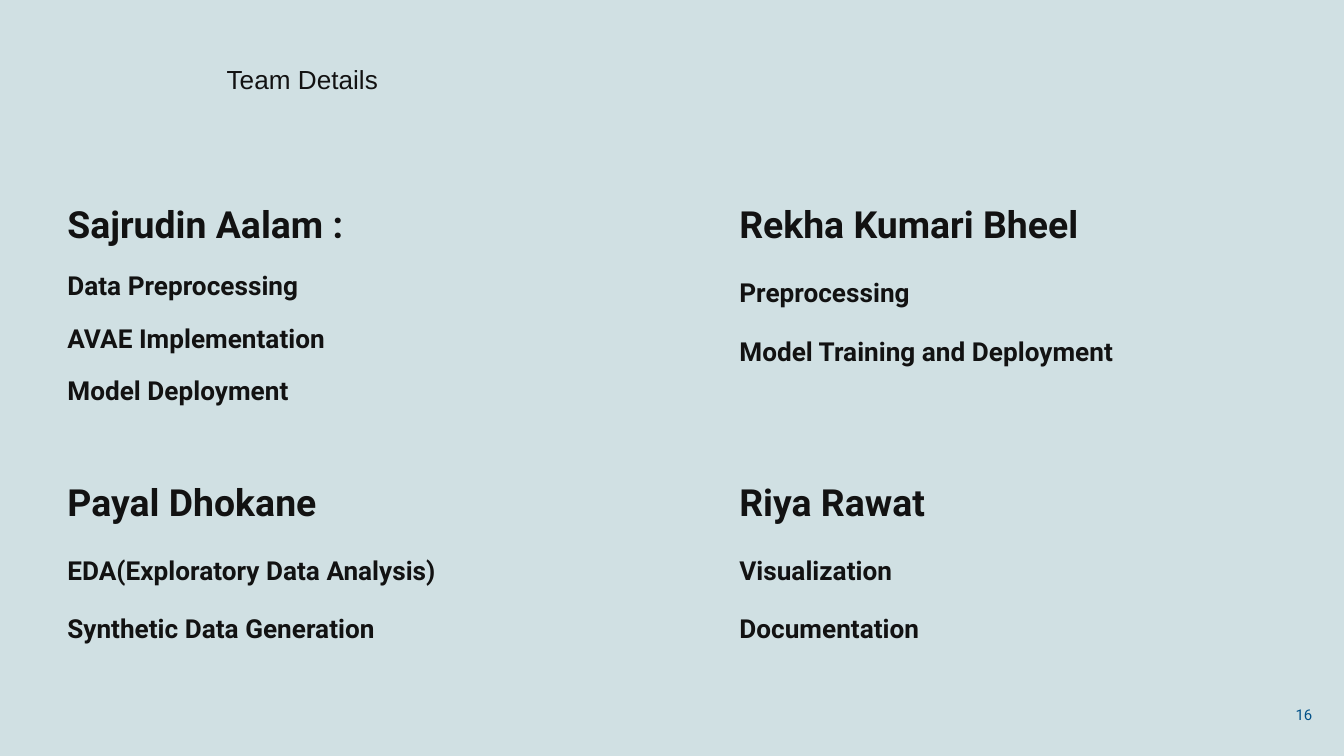
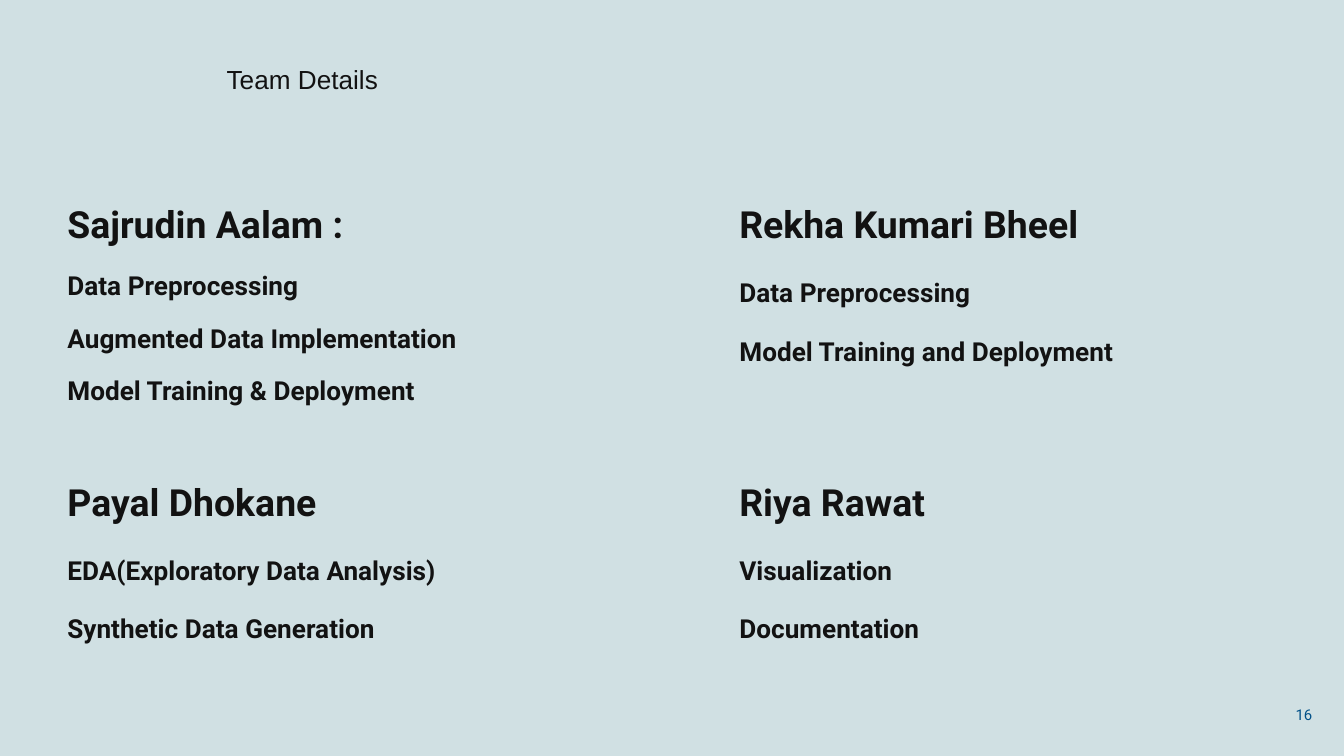
Before and after one commit to Sajrudin/GNCIPL_Final_Week-Project, a slide deck: slide 16 of Fraud_Detection_Slides.pptx. Drawn at 1344x756 pixels with LibreOffice and Linux fonts; fonts in the diff are those of the drawing. Boxes give left, top, right and bottom in pixels: in the first picture for what was removed or moved away, otherwise in the second. Text is boxed around its words. In the diff, an @@ line names an element or a change of style, - is before the commit and + after.

Commit message:
Updated slides

```diff
--- a/Fraud_Detection_Slides.pptx
+++ b/Fraud_Detection_Slides.pptx
@@ text at bbox=[739, 282, 970, 308]: text changed @@
-Preprocessing
+Data Preprocessing
@@ text at bbox=[67, 328, 457, 406]: text changed @@
-AVAE Implementation
-Model Deployment
+Augmented Data Implementation
+Model Training & Deployment
```
